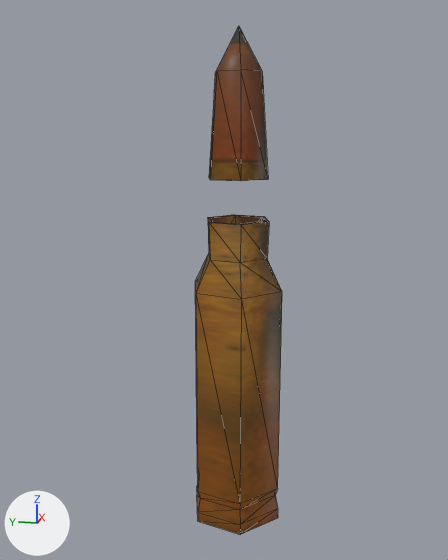
Renders of the glTF model Assets/Models/Weapons/RifleBulletSeperate.glb from each side of a commit.
Rendered twice from a 50 mm camera at (-3.32, -0.59, 1.46) aimed at (0.01, 0.08, 0.63). Every picture has the same lights, and +X, +Y and +Z are marked at lower left. Mesh edges are drawn as thin lines. Where no turn or scale is listed for an object, it has been applied to the vertices. Vertices at the same position are counted once.

Names of what the first picture shows: 'Bullet', 'Casing'.
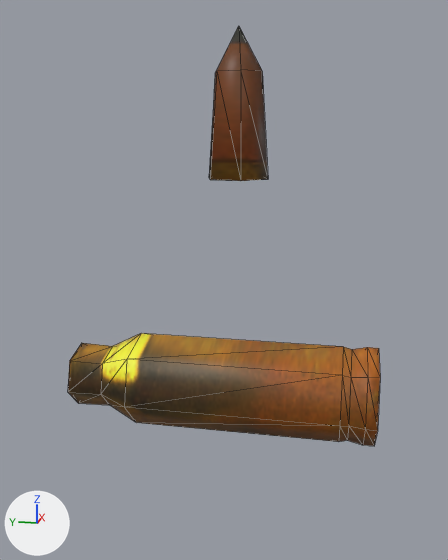
Where the newer file only moved an object's origin or applied its transform, the numbers keep the older frame.

Pixel boxes (x1, y1, x2, y2) of what changed, in the pictures (448 x 560 px):
'Casing', reshaped (256% wider, 64% shorter)
    before: (195, 215, 282, 534)
    after: (68, 333, 380, 446)
'Bullet', shading changed
    both: (209, 65, 268, 181)

The edits, one by one:
me_cylinder_001 has 54 vertices, 104 faces and spans x -0.26..0.26, y -0.26..0.26, z -0.79..0.97.
me_cylinder_001 is used by ob_casing; location (0.0, 0.0, 0.0).
me_cylinder_001 part 1: the whole mesh is multiplied about the mesh origin by the matrix ((0.0, 1.0, 0.0), (0.0, 0.0, 1.0), (1.0, 0.0, 0.0)).
me_cylinder_006 has 13 vertices, 22 faces and spans x -0.169..0.169, y -0.169..0.169, z 1.197..1.964.
me_cylinder_006 is used by ob_bullet; location (0.0, 0.0, 0.0).
me_cylinder_006 part 2: its shading normals changed.
